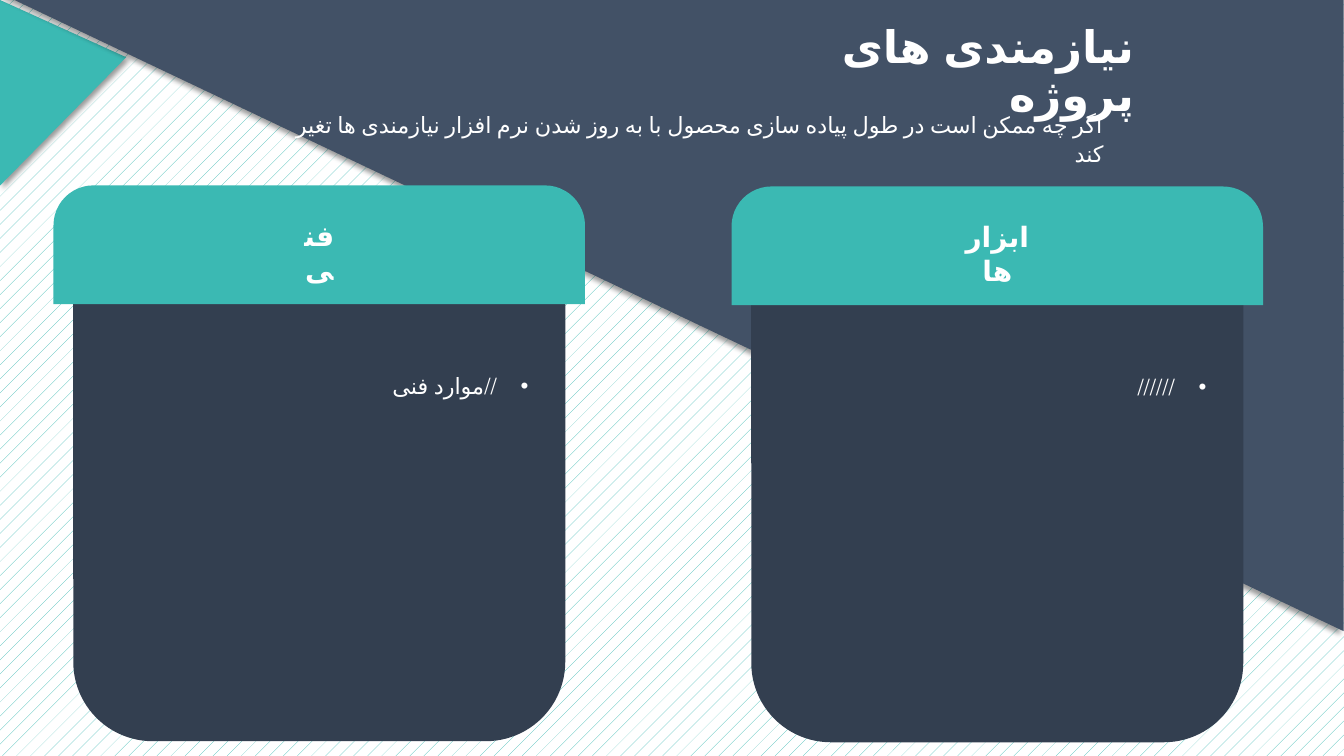
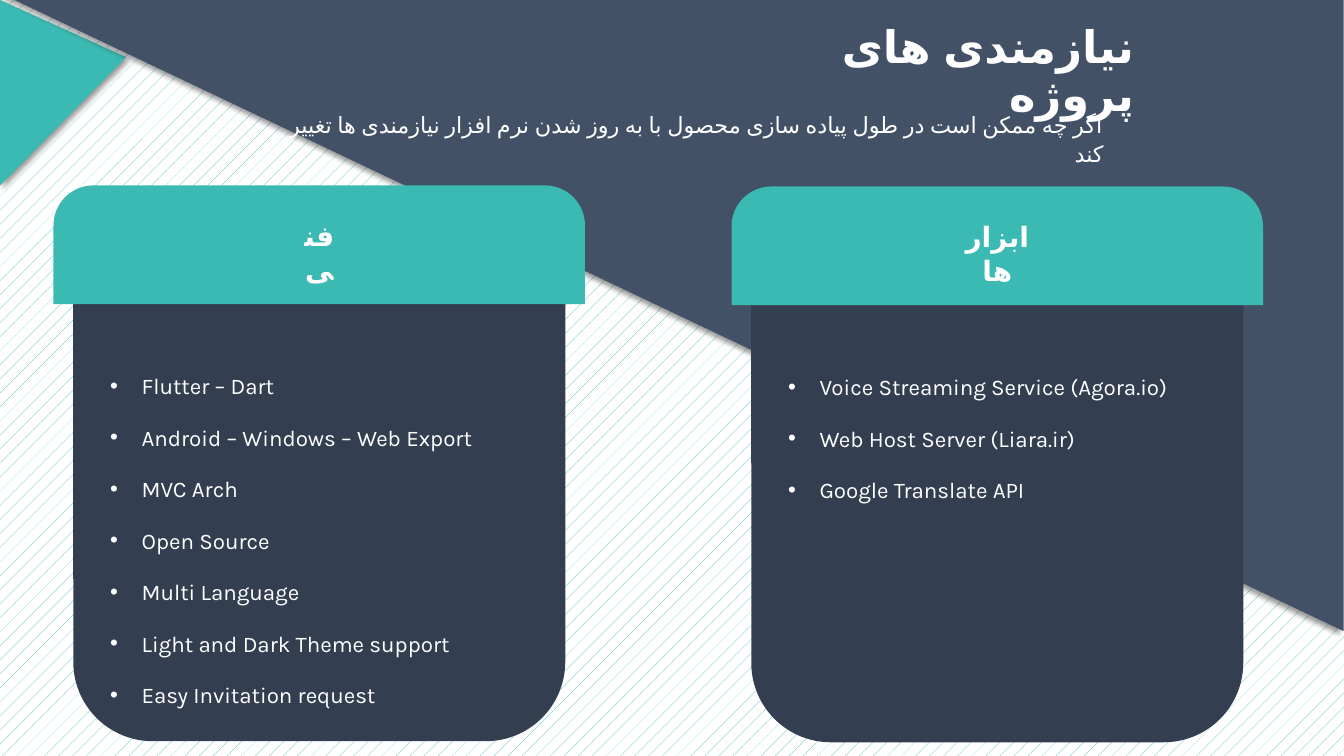
Before and after one commit to Daniyalroomiyani/clubhouse, a slide deck: slide 9 of docs/Document.pptx. Drawn at 1344x756 pixels with LibreOffice and Linux fonts; fonts in the diff are those of the drawing. Boxes give left, top, right and bottom in pixels: in the first picture for what was removed or moved away, otherwise in the second. Text is boxed around its words. In the diff, an @@ line names an element or a change of style, - is before the commit and + after.

```diff
--- a/docs/Document.pptx
+++ b/docs/Document.pptx
@@ text added at [142, 378, 472, 709], 16 pt, text #FFFFFF @@
+• Flutter – Dart
+• Android – Windows – Web Export
+• MVC Arch
+• Open Source
+• Multi Language
+• Light and Dark Theme support
+• Easy Invitation request
@@ text removed at [434, 377, 484, 400] @@
-• //موارد فنی
@@ text at [820, 379, 1167, 504]: text changed @@
-• //////
+• Voice Streaming Service (Agora.io)
+• Web Host Server (Liara.ir)
+• Google Translate API
```
Also in this commit, not shown: 4 other slides changed.
